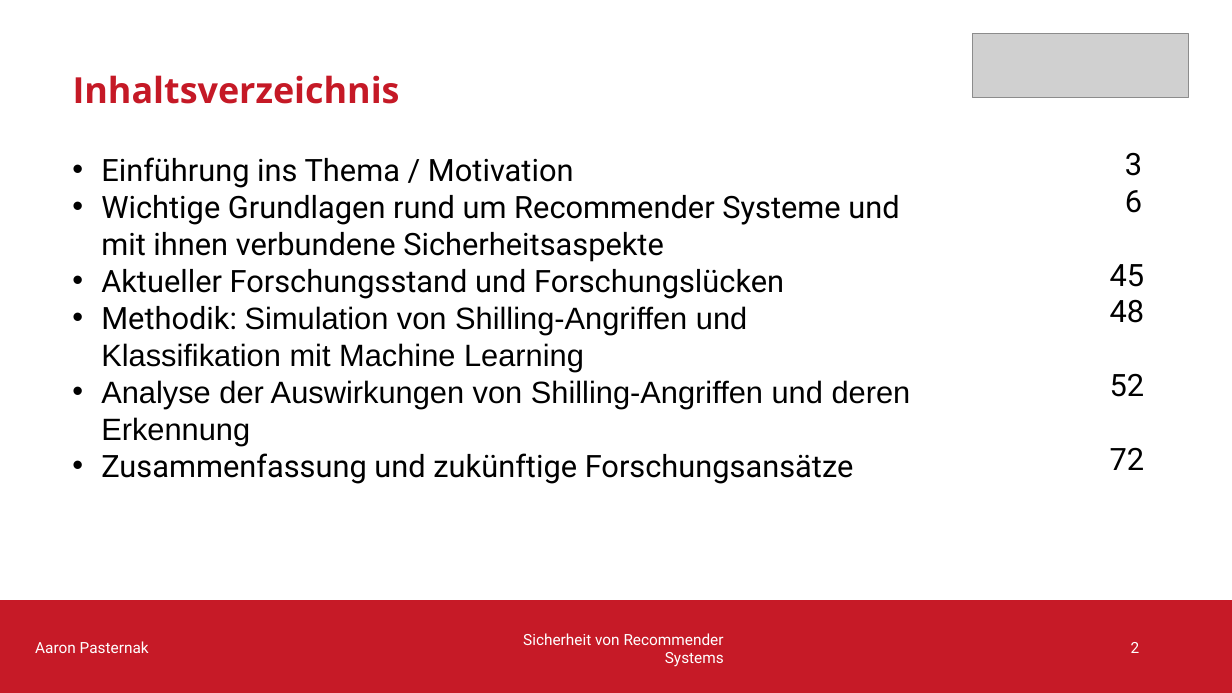
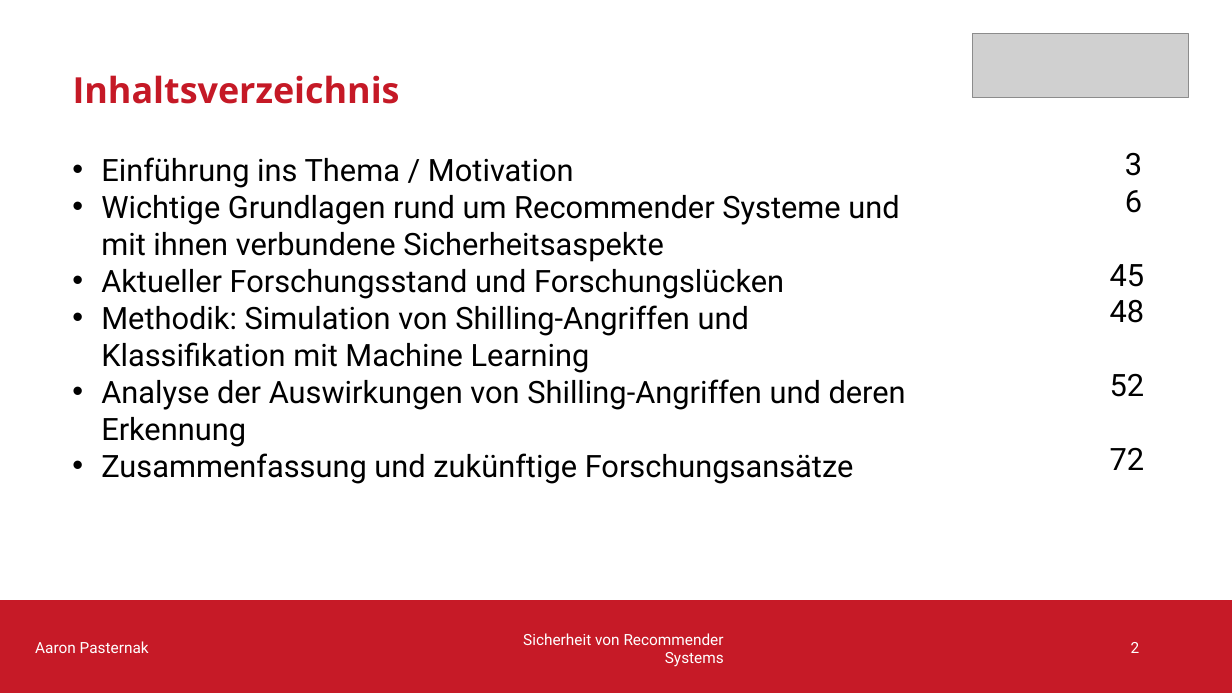
Before and after one commit to aaronpasternak/Sicherheit-von-Recommender-Systems, a slide deck: slide 2 of Foliensatz/Sicherheit_von_Recommender_Systems.pptx. Drawn at 1232x693 pixels with LibreOffice and Linux fonts; fonts in the diff are those of the drawing; grey boxes stand for pictures. Boxes give left, top, right and bottom in pixels: in the first picture for what was removed or moved away, otherwise in the second. Text is boxed around its words. In the diff, an @@ line names an element or a change of style, - is before the commit and + after.

```diff
--- a/Foliensatz/Sicherheit_von_Recommender_Systems.pptx
+++ b/Foliensatz/Sicherheit_von_Recommender_Systems.pptx
@@ text at [101,305,906,447]: font Arial to Roboto in "Simulation von Shilling-Angriffen und Klassifikation mit Mac ...", "Analyse der Auswirkungen von Shilling-Angriffen und deren ..." @@
```
Also in this commit, not shown: 1 other file.
